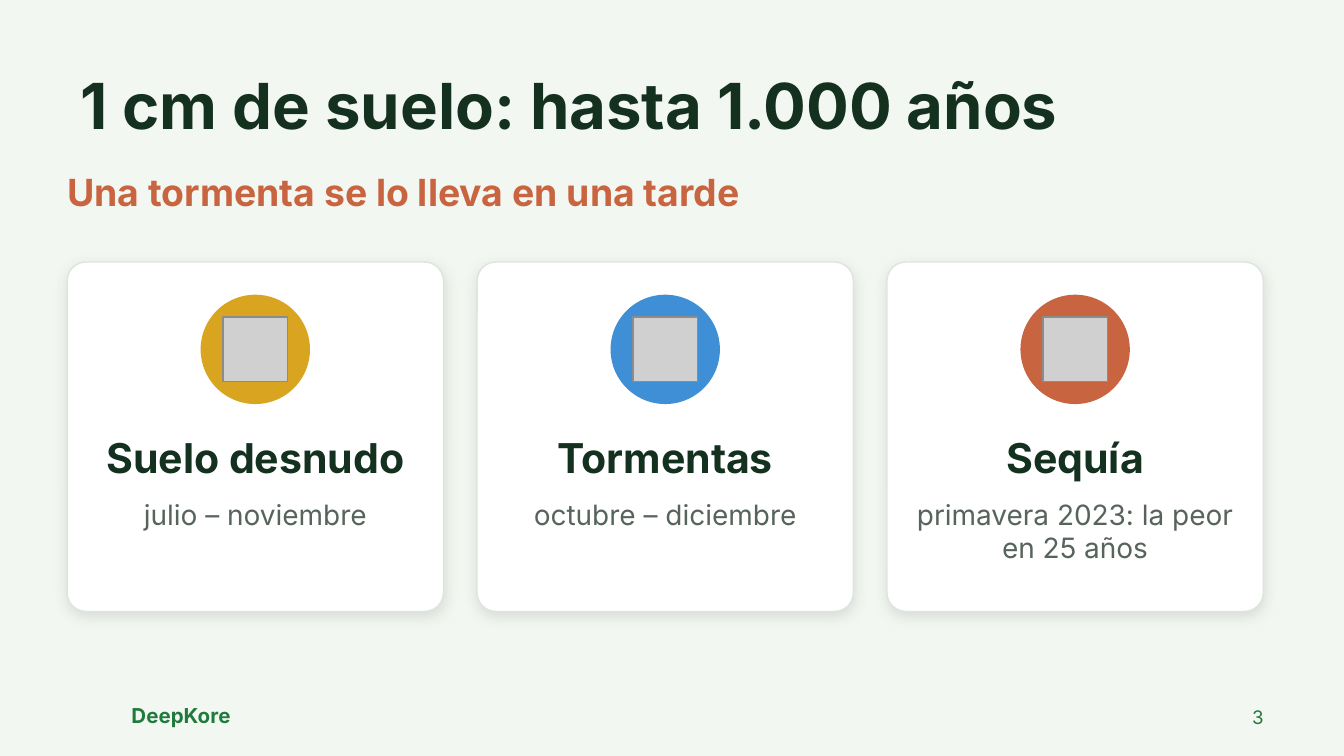
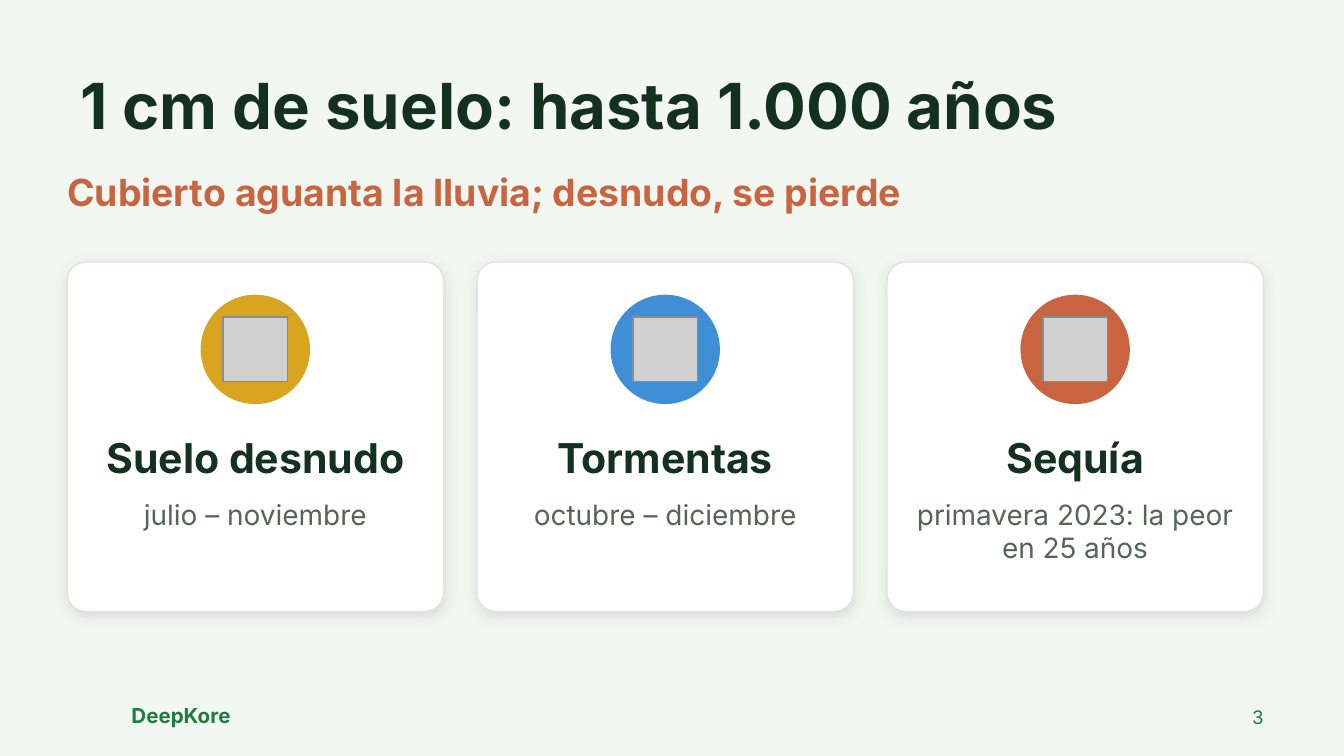
Before and after one commit to euZAPUS/deepkore, a slide deck: slide 3 of pitch/DeepKore_pitch_ES.pptx. Drawn at 1344x756 pixels with LibreOffice and Linux fonts; fonts in the diff are those of the drawing; grey boxes stand for pictures; background and template pictures are left out. Boxes give left, top, right and bottom in pixels: in the first picture for what was removed or moved away, otherwise in the second. Text is boxed around its words. In the diff, an @@ line names an element or a change of style, - is before the commit and + after.

```diff
--- a/pitch/DeepKore_pitch_ES.pptx
+++ b/pitch/DeepKore_pitch_ES.pptx
@@ text at bbox=[67, 177, 901, 214]: text changed @@
-Una tormenta se lo lleva en una tarde
+Cubierto aguanta la lluvia; desnudo, se pierde
```
Also in this commit, not shown: 5 other files.
